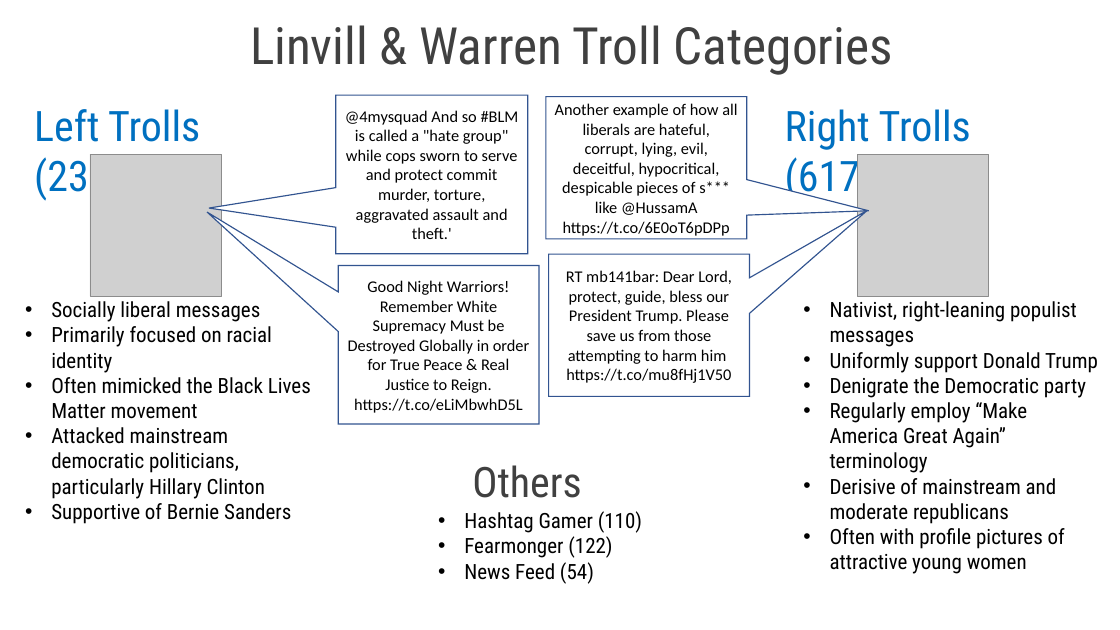
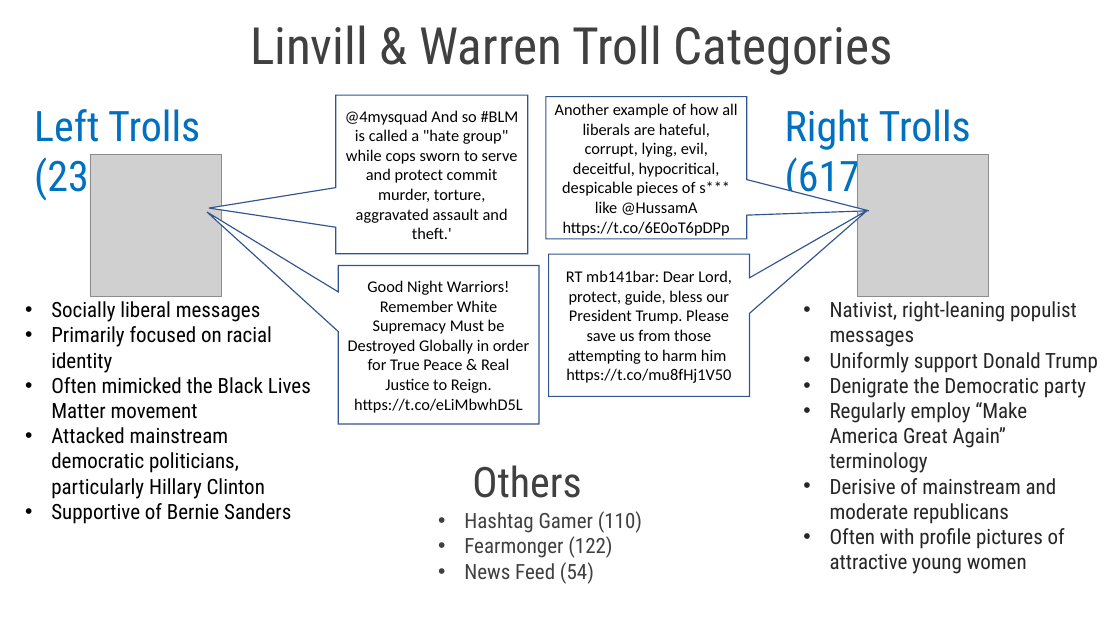
Before and after one commit to qdav/MSDA_Visualization, a slide deck: slide 2 of DA_6233_Final_Presentation.pptx. Drawn at 1120x630 pixels with LibreOffice and Linux fonts; fonts in the diff are those of the drawing; grey boxes stand for pictures. Boxes give left, top, right and bottom in pixels: in the first picture for what was removed or moved away, otherwise in the second. Text is boxed around its words. In the diff, an @@ line names an element or a change of style, - is before the commit and + after.

```diff
--- a/DA_6233_Final_Presentation.pptx
+++ b/DA_6233_Final_Presentation.pptx
@@ text "Nativist, right-leaning populist messages" at (830, 301, 1098, 549): text colour #000000 to #262626 @@
@@ text "Hashtag Gamer (110)" at (464, 511, 642, 584): text colour #000000 to #404040 @@
```
Also in this commit, not shown: 5 other slides changed, 6 slides added, 1 slide removed.
